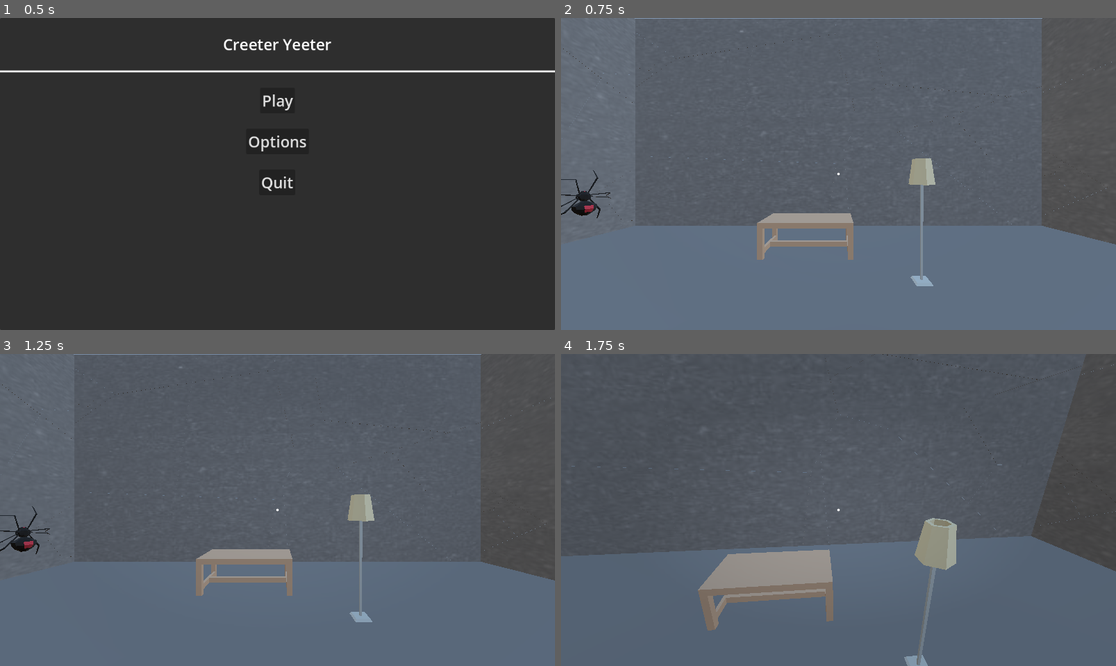
Above: before the commit, frames 1-4 (two rows, left to right).
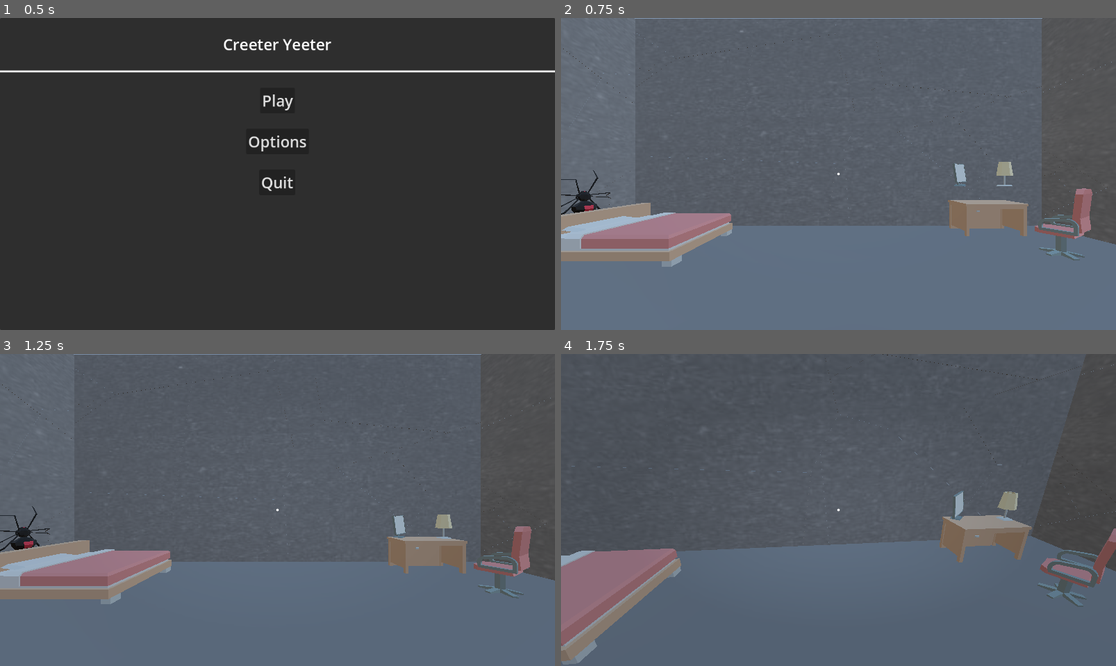
Above: after the commit, the same moments.

Repository: rcorre/wildjam84
Game: Godot game, scene res://menus/title/Title.tscn
Two runs of this game, one before a commit and one after it. Both use one fixed random seed, a clock stepped at 60 frames per second and the inputs below.
Inputs (mouse positions are in pixels of both pictures, inside the frame that each line leads up to):
- Up to frame 1 (0.5 s): no input
- Up to frame 2 (0.75 s): click "Play" at 0.5 s
- Up to frame 3 (1.25 s): no input
- Up to frame 4 (1.75 s): tap Enter at 1.25 s; move the mouse to (866, 510) at 1.27 s; hold W (forward) from 1.28 s (still down); hold Right mouse button (drop) from 1.28 s (still down); tap Space (jump) at 1.52 s

Frame 1 is identical in both runs. In frame 2, 8.9% of the frame differs, in the area x 0-96%, y 44-86%; in frame 3, 8.9%; in frame 4, 12%, in the area x 0-100%, y 43-100%.

Commit message:
Add bedroom1 furniture set

Diff:
--- /dev/null
+++ b/scenes/Level/Rooms/FurnitureSets/Bedroom1.tscn
@@ -0,0 +1,50 @@
+[gd_scene load_steps=11 format=3 uid="uid://dq32mrx7dfa67"]
+
+[ext_resource type="PackedScene" uid="uid://cmm4tpckt25px" path="res://assets/models/furniture/bedDouble.glb" id="1_lboux"]
+[ext_resource type="PackedScene" uid="uid://cdyd7ld76vkp4" path="res://assets/models/furniture/cabinetBedDrawer.glb" id="2_bphvp"]
+[ext_resource type="PackedScene" uid="uid://c4ry7peuctyxl" path="res://assets/models/furniture/loungeChair.glb" id="3_chcxh"]
+[ext_resource type="PackedScene" uid="uid://b0p7gho0lfycl" path="res://assets/models/furniture/pottedPlant.glb" id="4_3qpwk"]
+[ext_resource type="PackedScene" uid="uid://bwtuimko672o0" path="res://assets/models/furniture/bookcaseClosedWide.glb" id="6_aqylo"]
+[ext_resource type="PackedScene" uid="uid://bjpqh46dap2dy" path="res://assets/models/furniture/lampRoundTable.glb" id="6_udg2m"]
+[ext_resource type="PackedScene" uid="uid://co68nwr0u4vqo" path="res://assets/models/furniture/desk.glb" id="7_fgoo4"]
+[ext_resource type="PackedScene" uid="uid://cm3giwmll17dd" path="res://assets/models/furniture/chairDesk.glb" id="8_o8imw"]
+[ext_resource type="PackedScene" uid="uid://djr5j7jkl6ipd" path="res://assets/models/furniture/lampRoundFloor.glb" id="9_m3cds"]
+[ext_resource type="PackedScene" uid="uid://cw8ggsyyod0s7" path="res://assets/models/furniture/computerScreen.glb" id="10_porm7"]
+
+[node name="Bedroom1" type="Node3D"]
+
+[node name="bedDouble" parent="." instance=ExtResource("1_lboux")]
+transform = Transform3D(-6.55671e-08, 0, 1.5, 0, 1.5, 0, -1.5, 0, -6.55671e-08, -2.84409, 0.445171, -3.44705)
+
+[node name="cabinetBedDrawer" parent="." instance=ExtResource("2_bphvp")]
+transform = Transform3D(-6.55671e-08, 0, 1.5, 0, 1.5, 0, -1.5, 0, -6.55671e-08, -5.48653, 0.445171, -2.61887)
+
+[node name="loungeChair" parent="." instance=ExtResource("3_chcxh")]
+transform = Transform3D(-1.11582, 0, 1.00247, 0, 1.5, 0, -1.00247, 0, -1.11582, -3.39771, 0.445171, 4.1217)
+
+[node name="pottedPlant" parent="." instance=ExtResource("4_3qpwk")]
+transform = Transform3D(1.5, 0, 0, 0, 1.5, 0, 0, 0, 1.5, -4.23846, 0.445171, 2.68459)
+
+[node name="lampRoundTable" parent="." instance=ExtResource("6_udg2m")]
+transform = Transform3D(-6.55671e-08, 0, 1.5, 0, 1.5, 0, -1.5, 0, -6.55671e-08, -5.61852, 1.23999, -2.83528)
+
+[node name="bookcaseClosedWide" parent="." instance=ExtResource("6_aqylo")]
+transform = Transform3D(-1.5, 0, -1.31134e-07, 0, 1.5, 0, 1.31134e-07, 0, -1.5, -0.253598, 0.445171, 5.46761)
+
+[node name="bookcaseClosedWide2" parent="." instance=ExtResource("6_aqylo")]
+transform = Transform3D(-1.5, 0, -1.31134e-07, 0, 1.5, 0, 1.31134e-07, 0, -1.5, 2.59762, 0.445171, 5.48612)
+
+[node name="desk" parent="." instance=ExtResource("7_fgoo4")]
+transform = Transform3D(1.5, 0, 0, 0, 1.5, 0, 0, 0, 1.5, 3.28576, 0.445171, -4.99302)
+
+[node name="chairDesk" parent="." instance=ExtResource("8_o8imw")]
+transform = Transform3D(-1.31469, 0, -0.722218, 0, 1.5, 0, 0.722218, 0, -1.31469, 4.1004, 0.445171, -3.88216)
+
+[node name="lampRoundFloor" parent="." instance=ExtResource("9_m3cds")]
+transform = Transform3D(1.5, 0, 0, 0, 1.5, 0, 0, 0, 1.5, -4.87908, 0.445171, 3.59765)
+
+[node name="lampRoundTable2" parent="." instance=ExtResource("6_udg2m")]
+transform = Transform3D(1.5, 0, 0, 0, 1.5, 0, 0, 0, 1.5, 4.46136, 1.60241, -5.35213)
+
+[node name="computerScreen" parent="." instance=ExtResource("10_porm7")]
+transform = Transform3D(1.1037, 0, 1.0158, 0, 1.5, 0, -1.0158, 0, 1.1037, 3.13461, 1.60331, -5.44746)
--- a/scenes/Level/Rooms/Room.gd
+++ b/scenes/Level/Rooms/Room.gd
@@ -3,7 +3,6 @@
 signal on_room_breach(room_id, direction)
 
 @export var walls : Array[PackedScene]
-
 @export var furniture_sets : Array[PackedScene]
 
 var wall_offsets = {
@@ -44,6 +43,21 @@
 	if (_coin_flip()):
 		wall.rotate(position_offset.normalized(), PI)
 
+func _create_random_furniture_set() -> Node3D:
+	var index := randi_range(0, furniture_sets.size() - 1)
+	var furniture_set := furniture_sets[index].instantiate() as Node3D
+	return furniture_set
+
+func _build_furniture_set() -> void:
+	var furniture_set := _create_random_furniture_set()
+	furniture_set.name = "Furniture"
+
+	self.add_child(furniture_set)
+	var furniture_rotation := randi_range(0, 3) * (PI / 2)
+	furniture_set.rotate(Vector3.UP, furniture_rotation)
+	furniture_set.translate(Vector3.DOWN * 3)
+
+
 func _ready() -> void:
 	assert(walls.size() > 0)
 
@@ -58,6 +72,8 @@
 		_build_that_wall(Constants.DIRECTION.SOUTH)
 	if build_west:
 		_build_that_wall(Constants.DIRECTION.WEST)
+
+	_build_furniture_set()
 
 func _on_wall_break(broken_wall_name: String) -> void:
 	on_room_breach.emit(id, broken_wall_name)
--- a/scenes/Level/Rooms/Room.tscn
+++ b/scenes/Level/Rooms/Room.tscn
@@ -1,9 +1,11 @@
-[gd_scene load_steps=4 format=3 uid="uid://cjm3fhg3ivebn"]
+[gd_scene load_steps=5 format=3 uid="uid://cjm3fhg3ivebn"]
 
 [ext_resource type="Script" uid="uid://bgvqg3tbrarih" path="res://scenes/Level/Rooms/Room.gd" id="1_ftteg"]
 [ext_resource type="PackedScene" uid="uid://lare0nuf4gky" path="res://scenes/Level/Walls/BreakableWall1.tscn" id="2_xgo5k"]
 [ext_resource type="PackedScene" uid="uid://dll4msolpmjc7" path="res://scenes/Level/Walls/BreakableWall2.tscn" id="3_u1muq"]
+[ext_resource type="PackedScene" uid="uid://dq32mrx7dfa67" path="res://scenes/Level/Rooms/FurnitureSets/Bedroom1.tscn" id="4_u1muq"]
 
 [node name="Room" type="Node3D"]
 script = ExtResource("1_ftteg")
 walls = Array[PackedScene]([ExtResource("2_xgo5k"), ExtResource("3_u1muq")])
+furniture_sets = Array[PackedScene]([ExtResource("4_u1muq")])
--- a/scenes/Main.tscn
+++ b/scenes/Main.tscn
@@ -1,8 +1,6 @@
-[gd_scene load_steps=12 format=3 uid="uid://ksrgiopp2i6f"]
+[gd_scene load_steps=10 format=3 uid="uid://ksrgiopp2i6f"]
 
 [ext_resource type="PackedScene" uid="uid://dt8d8bapujifn" path="res://scenes/Player.tscn" id="1_elqb8"]
-[ext_resource type="PackedScene" uid="uid://3vu05p63g5im" path="res://assets/models/furniture/table.glb" id="3_vcsgt"]
-[ext_resource type="PackedScene" uid="uid://djr5j7jkl6ipd" path="res://assets/models/furniture/lampRoundFloor.glb" id="4_c01mt"]
 [ext_resource type="PackedScene" uid="uid://dmv485f177oai" path="res://scenes/Bugs/Spider.tscn" id="4_rarhs"]
 [ext_resource type="Script" uid="uid://v7r44van6ys4" path="res://scenes/Level/LevelController.gd" id="8_q8u5g"]
 [ext_resource type="PackedScene" uid="uid://cjm3fhg3ivebn" path="res://scenes/Level/Rooms/Room.tscn" id="9_lhr70"]
@@ -52,14 +50,6 @@
 [node name="Spider3" parent="Bugs" instance=ExtResource("4_rarhs")]
 transform = Transform3D(-4.37114e-08, -1, 0, -4.37114e-08, 0, 1, -1, 4.37114e-08, -4.37114e-08, 5.69049, 1, 4.4359)
 
-[node name="Props" type="Node3D" parent="."]
-
-[node name="table" parent="Props" instance=ExtResource("3_vcsgt")]
-transform = Transform3D(1, 0, 0, 0, 1, 0, 0, 0, 1, 0, 0, 4.25654)
-
-[node name="lampRoundFloor" parent="Props" instance=ExtResource("4_c01mt")]
-transform = Transform3D(1, 0, 0, 0, 1, 0, 0, 0, 1, -1.01831, 0.324595, 2.77214)
-
 [node name="LevelController" type="Node3D" parent="."]
 script = ExtResource("8_q8u5g")
 room = ExtResource("9_lhr70")
Binary file removed: assets/models/furniture/stairs.glb
Not shown, removed: assets/models/furniture/stairs.glb.import
Binary file removed: assets/models/furniture/stairsCorner.glb
Not shown, removed: assets/models/furniture/stairsCorner.glb.import
Binary file removed: assets/models/furniture/stairsOpen.glb
Not shown, removed: assets/models/furniture/stairsOpen.glb.import
Binary file removed: assets/models/furniture/stairsOpenSingle.glb
Not shown, removed: assets/models/furniture/stairsOpenSingle.glb.import
